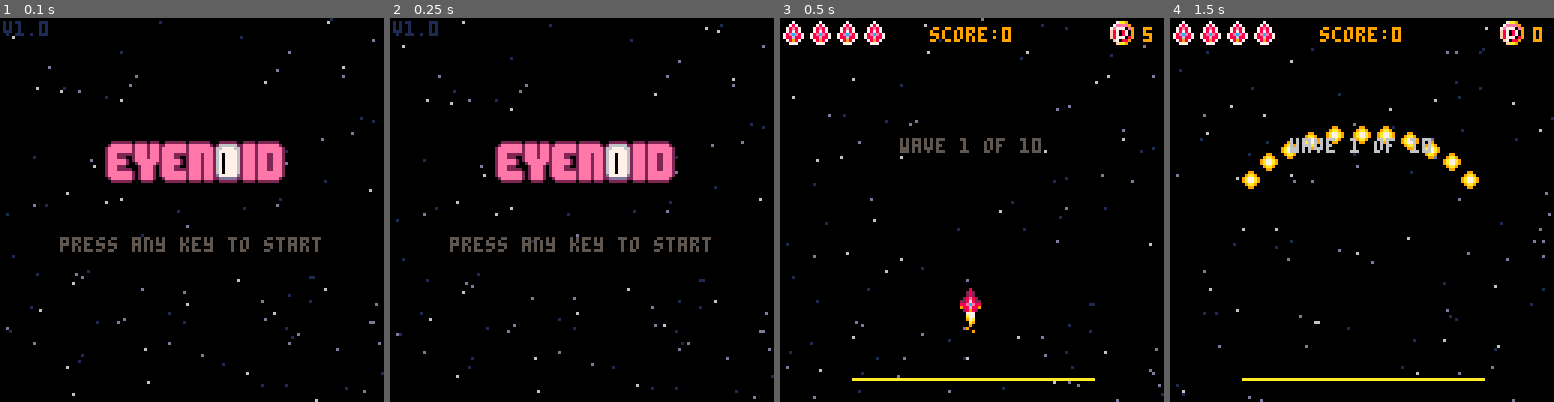
Above: before the commit, frames 1-4 (left to right).
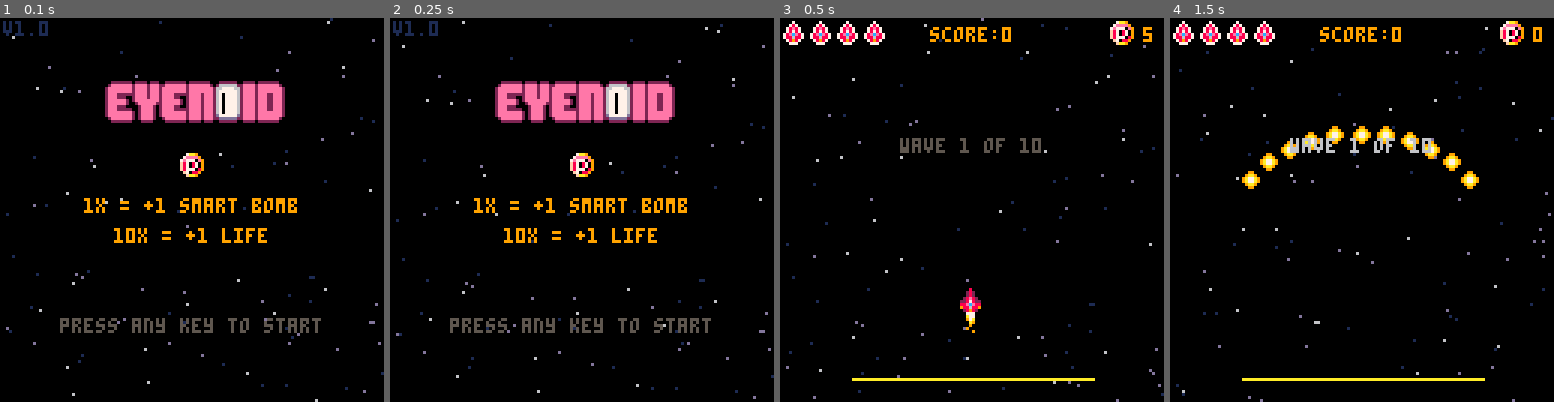
Above: after the commit, the same moments.

Repository: theRenard/shmup
Game: PICO-8 cartridge shmup_sep.p8
Two runs of this game, one before a commit and one after it. Both use one fixed random seed, a clock stepped at 60 frames per second and the inputs below.
Inputs:
- Up to frame 1 (0.1 s): no input
- Up to frame 2 (0.25 s): no input
- Up to frame 3 (0.5 s): tap X (X key) at 0.33 s
- Up to frame 4 (1.5 s): tap O (Z key) at 0.7 s; tap X (X key) at 1.07 s

The runs differ from the first frame. In frame 1, 13% of the frame differs, in the area x 15-84%, y 16-83%; in frame 2, 13%; in frame 3, nothing differs; in frame 4, nothing differs.

Commit message:
Refactor start screen layout and add instructions for powerups and highscore

Diff:
--- a/game/start.lua
+++ b/game/start.lua
@@ -21,7 +21,7 @@
   draw_starfield()
   print(version, 1, 1, 1)
 
-  spr(20, 32, 40 , 8, 2)
+  spr(20, 32, 40 - 20 , 8, 2)
   -- move line every 30 frames
   if t % 7 == 0 and rnd() >= 0.5 then
     -- increase until 78 then decrease back to 74
@@ -37,11 +37,20 @@
       intro_eye_left = false
     end
   end
-  line(intro_eye_x, 45, intro_eye_x, 51, 0)
+  line(intro_eye_x, 25, intro_eye_x, 31, 0)
 
-  cprint("press any key to start",64,73,blink_color())
+
+  palt(0, false)
+  palt(3, true)
+  spr(12,60,45)
+  palt()
+  cprint('1x = +1 smart bomb',64,60,9)
+  cprint('10x = +1 life',64,70,9)
+  -- cprint('10x = +10.000 pts',64,80,9)
+
+  cprint("press any key to start",64,100 ,blink_color())
 
   if highscore>0 then
-     cprint("highscore: "..makescore(highscore),64,100,9)
+     cprint("highscore: "..makescore(highscore),64,115,9)
   end
  end
